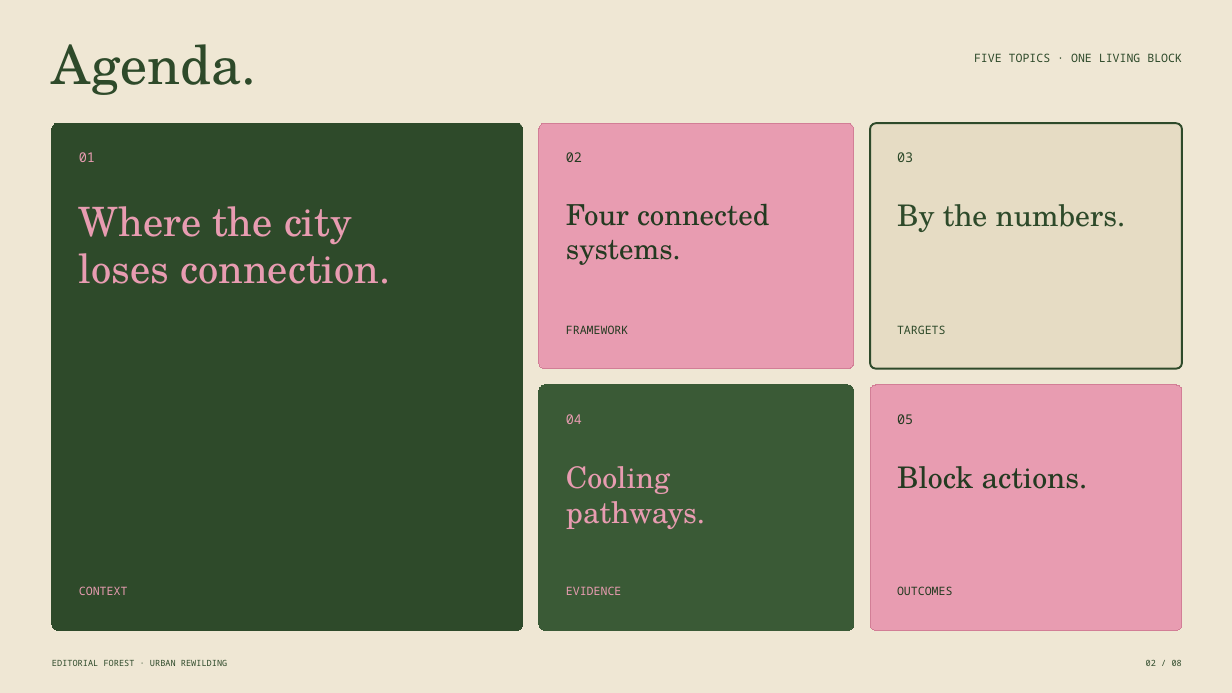
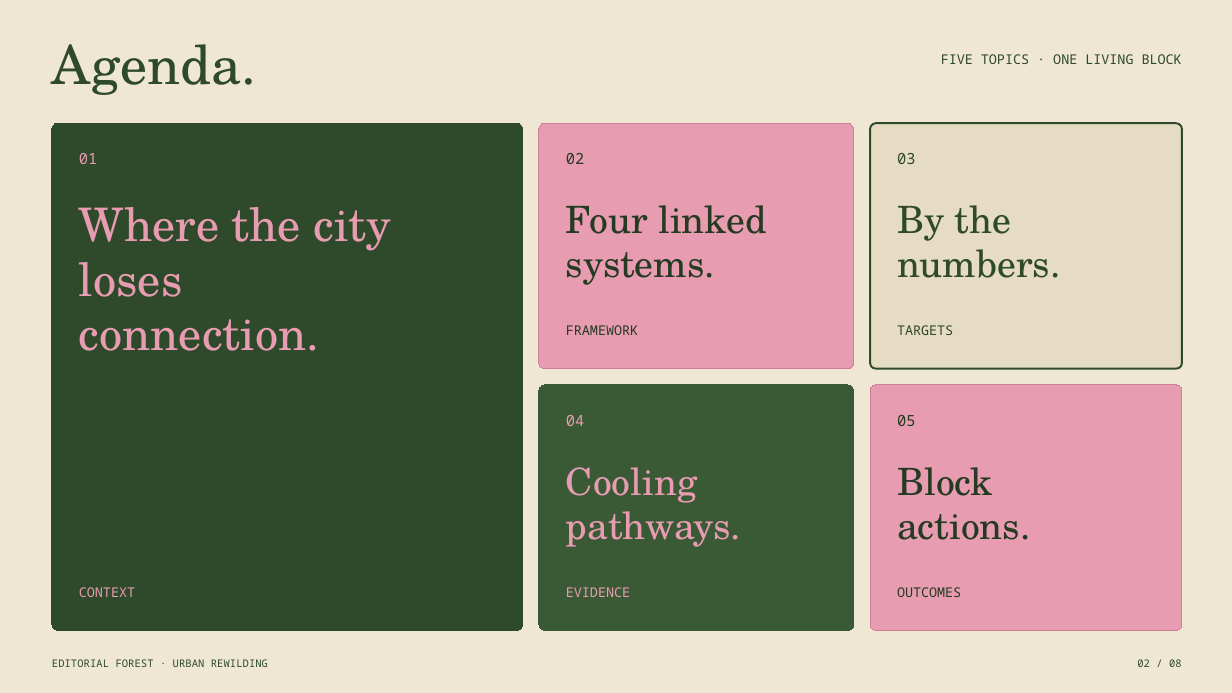
Before and after one commit to sadmann7/pptx, a slide deck: slide 2 of apps/video/public/the-city-after-asphalt-editorial-forest.pptx. Drawn at 1232x693 pixels with LibreOffice and Linux fonts; fonts in the diff are those of the drawing. Boxes give left, top, right and bottom in pixels: in the first picture for what was removed or moved away, otherwise in the second. Text is boxed around its words. In the diff, an @@ line names an element or a change of style, - is before the commit and + after.

Commit message:
refactor: update slide again

```diff
--- a/apps/video/public/the-city-after-asphalt-editorial-forest.pptx
+++ b/apps/video/public/the-city-after-asphalt-editorial-forest.pptx
@@ text at [79,207,392,251]: size 31.5 to 36 pt in "Where the city" @@
@@ text at [566,205,766,234]: text changed; size 22.5 to 29.2 pt @@
-Four connected
+Four linked
@@ text at [897,205,1061,278]: text changed; size 23.2 to 29.2 pt @@
-By the numbers.
+By the
+numbers.
@@ text at [79,262,319,351]: text changed; size 31.5 to 36 pt @@
-loses connection.
+loses
+connection.
@@ text at [566,252,715,285]: size 22.5 to 29.2 pt in "systems." @@
@@ size 10.5 to 12 pt in 5 elements at [79,153,97,164], [897,415,915,426], [566,153,584,164], [897,153,915,164], [566,415,584,426] @@
@@ text "Cooling" at [566,467,741,547]: size 23.2 to 29.2 pt @@
@@ text at [897,467,1031,540]: text changed; size 23.2 to 29.2 pt @@
-Block actions.
+Block
+actions.
@@ size 9 to 10.5 pt in 6 elements at [941,54,1182,64], [79,587,135,597], [566,325,638,335], [897,325,953,335], [897,587,961,597], [566,587,630,597] @@
@@ text "EDITORIAL FOREST · URBAN REWILDING" at [52,659,268,667]: size 6.8 to 8.2 pt @@
@@ text "02 / 08" at [1137,659,1182,667]: size 6.8 to 8.2 pt @@
```
Also in this commit, not shown: 7 other slides changed.
